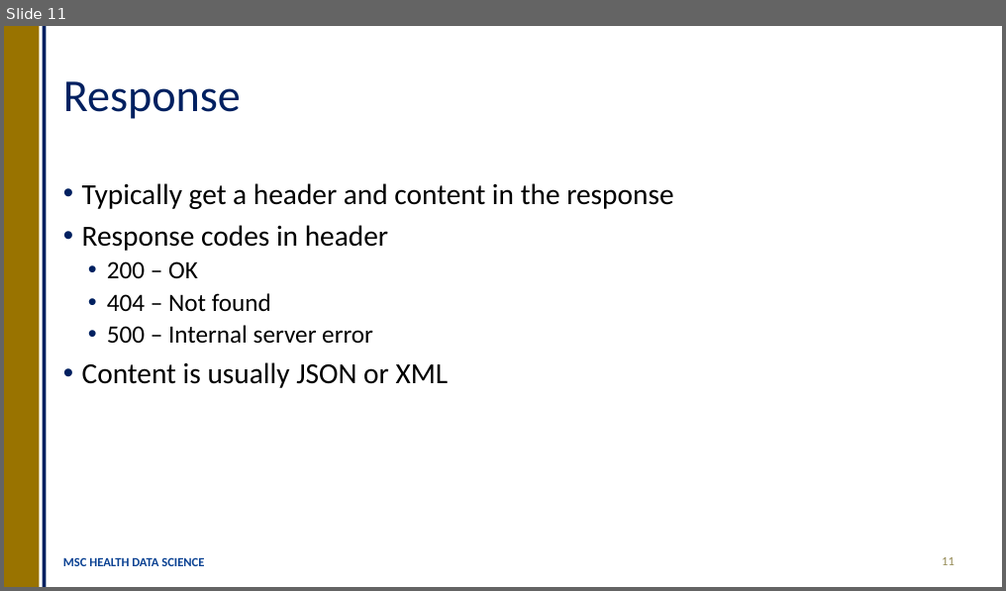
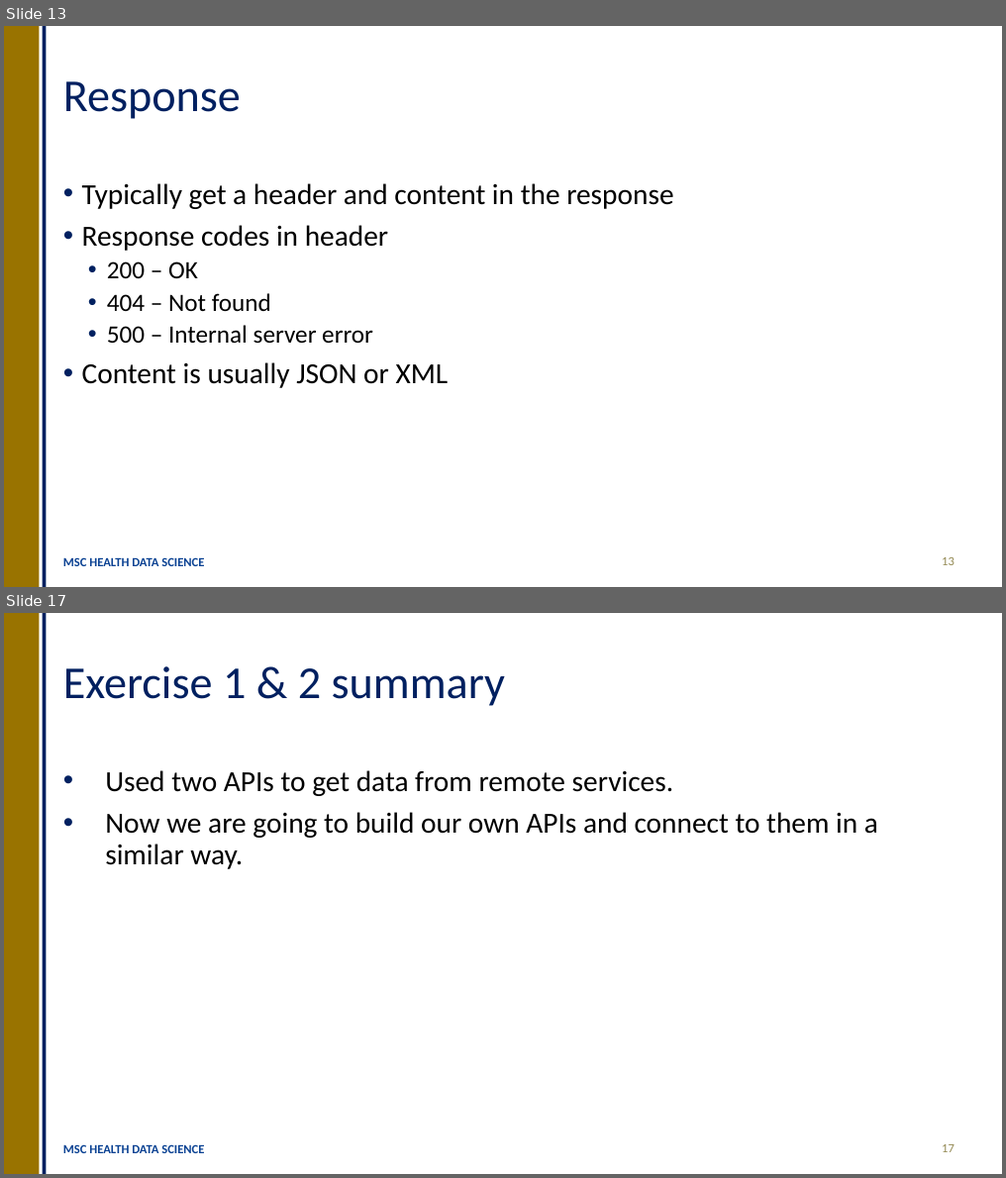
Before and after one commit to OllyButters/HDS-plumber, a slide deck: api_plumber_slides.pptx. Shown one above the other, each under a label of ours: slide 11 before the commit, slides 13 and 17 after it; the slides between them are not shown. The pictures are 1006x591 and 1006x1178 pixels, drawn with LibreOffice and Linux fonts; fonts in the diff are those of the drawing. Boxes give left, top, right and bottom in pixels: in the first picture for what was removed or moved away, otherwise in the second. Text is boxed around its words. In the diff, an @@ line names an element or a change of style, - is before the commit and + after.

```diff
--- a/api_plumber_slides.pptx
+++ b/api_plumber_slides.pptx
@@ slide 17 added at bbox=[4, 613, 1002, 1174], background #FFFFFF; not listed: 2 template elements that a slide beside it also shows @@
@@ title added at bbox=[63, 666, 505, 706], 44 pt, text #002060 @@
+Exercise 1 & 2 summary
@@ text added at bbox=[105, 770, 878, 869], 28 pt, text #000000 @@
+• Used two APIs to get data from remote services.
+• Now we are going to build our own APIs and connect to them in a similar way.
@@ text added at bbox=[63, 1145, 204, 1154], 12 pt, text #0B4293, bold @@
+MSC HEALTH DATA SCIENCE
@@ page number added at bbox=[942, 1145, 954, 1153], 12 pt, text #948A54 @@
+17
@@ what was slide 11 is now slide 13 @@
@@ page number at bbox=[942, 558, 954, 566]: text changed @@
-11
+13
```
Also in this commit, not shown: 9 slides changed, 6 other slides added, 4 other files.
